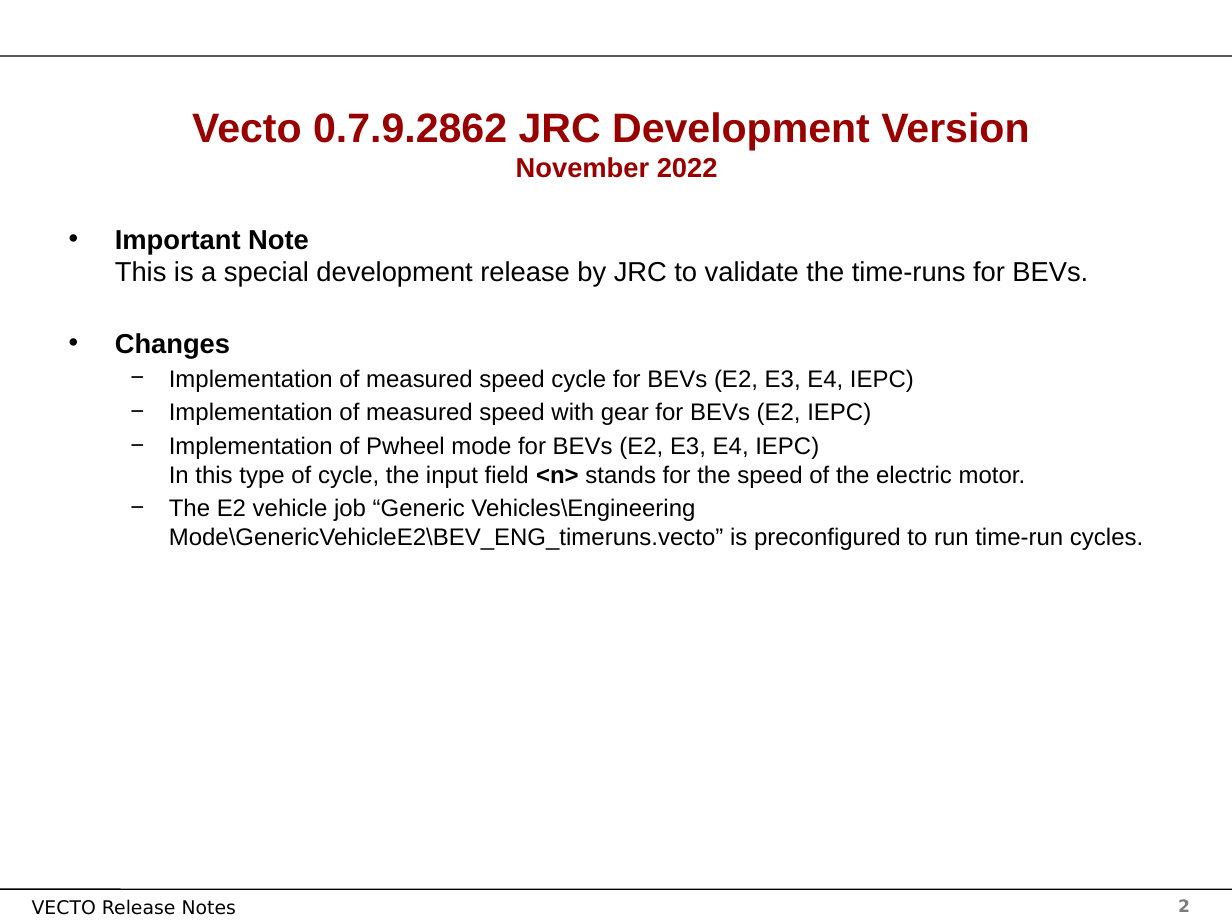
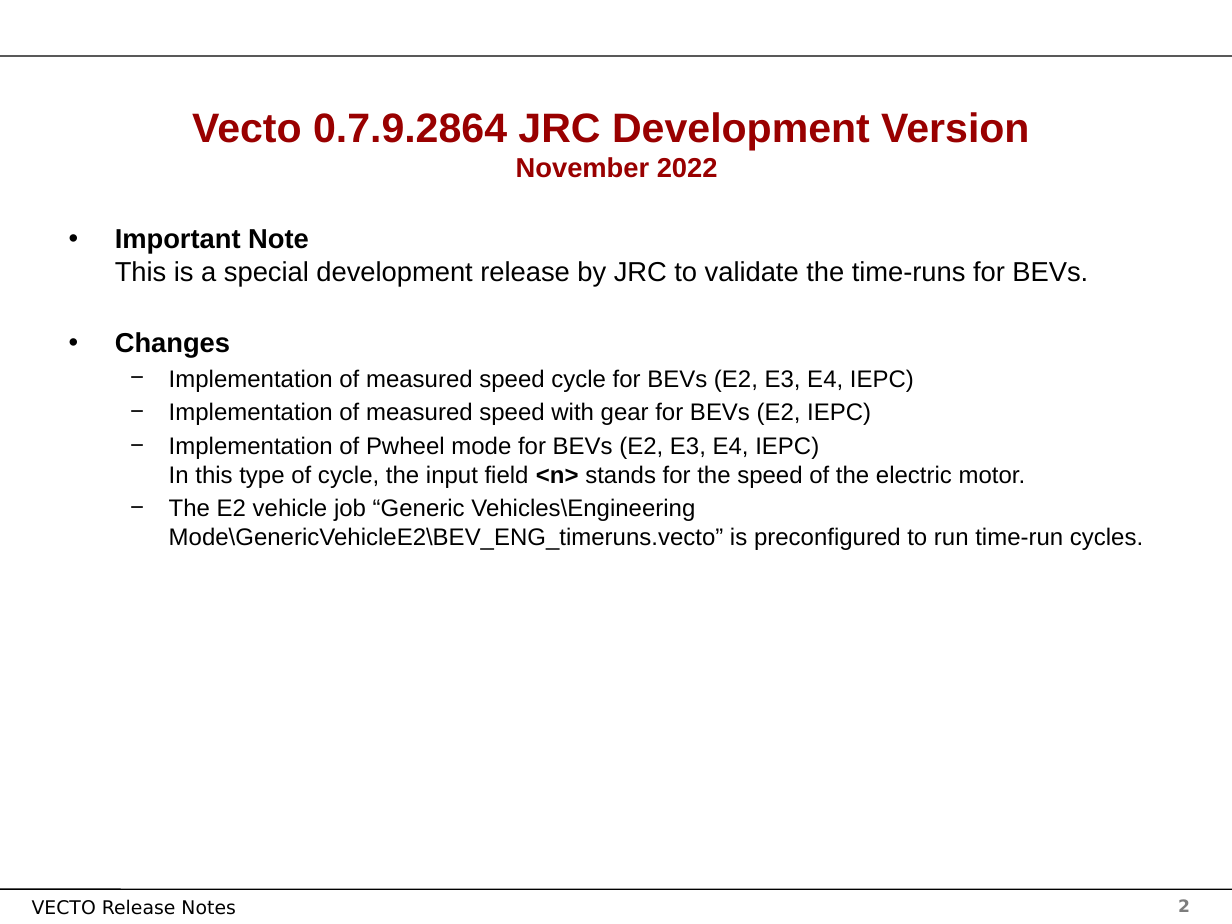
Before and after one commit to mohgsaad-art/VECTO, a slide deck: slide 2 of Documentation/User Manual Source/Release Notes Vecto3.x.pptx. Drawn at 1232x924 pixels with LibreOffice and Linux fonts; fonts in the diff are those of the drawing; background and template pictures are left out. Boxes give left, top, right and bottom in pixels: in the first picture for what was removed or moved away, otherwise in the second. Text is boxed around its words. In the diff, an @@ line names an element or a change of style, - is before the commit and + after.

```diff
--- a/Documentation/User Manual Source/Release Notes Vecto3.x.pptx
+++ b/Documentation/User Manual Source/Release Notes Vecto3.x.pptx
@@ title at (192, 112, 1029, 178): text changed @@
-Vecto 0.7.9.2862 JRC Development Version
-November 2022
+Vecto 0.7.9.2864 JRC Development Version
+November 2022
```
Also in this commit, not shown: 57 other slides changed, 3 other files.
